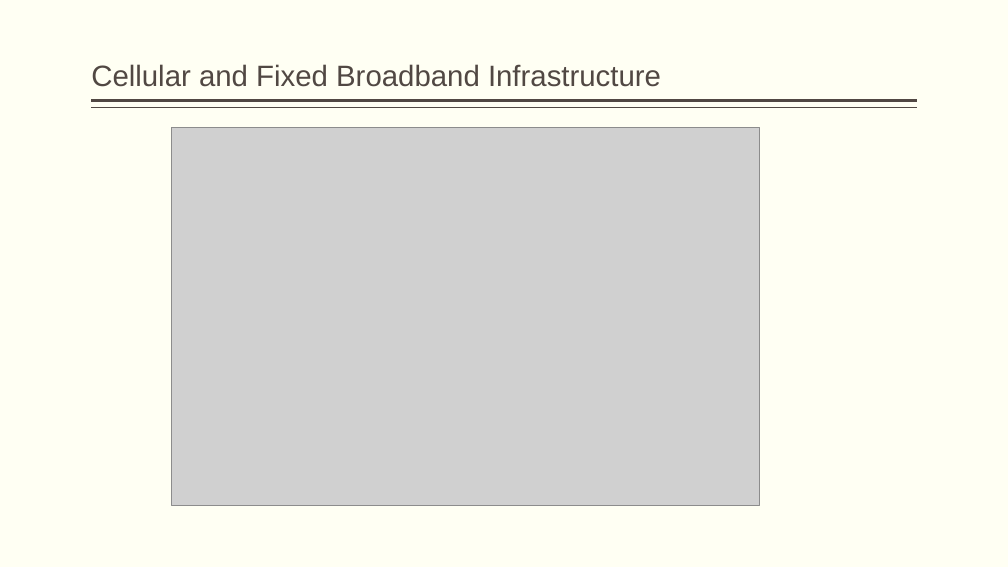
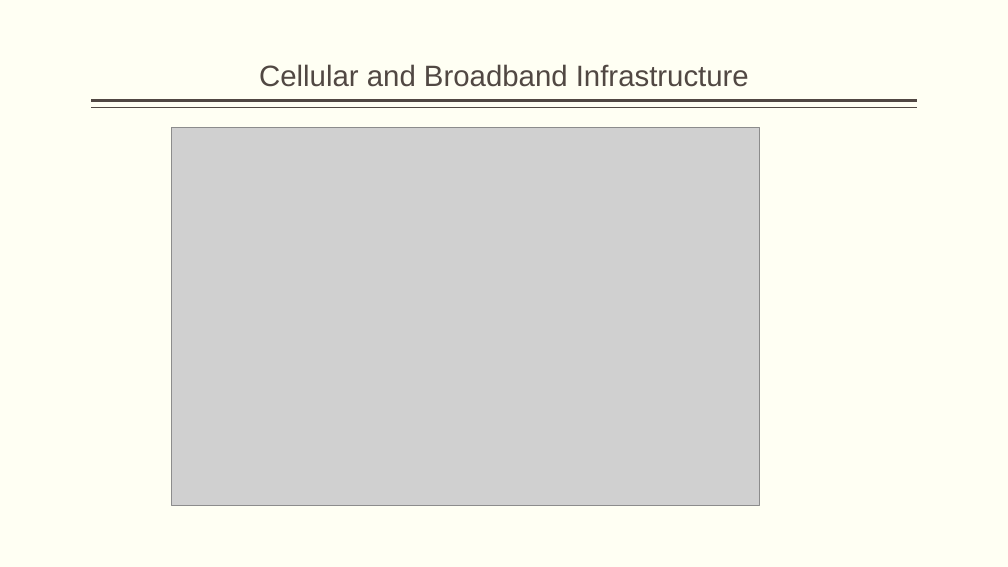
Before and after one commit to vsmolina/fiber_group, a slide deck: slide 6 of reports/Fiber_Group_Presenetation.pptx. Drawn at 1008x567 pixels with LibreOffice and Linux fonts; fonts in the diff are those of the drawing; grey boxes stand for pictures. Boxes give left, top, right and bottom in pixels: in the first picture for what was removed or moved away, otherwise in the second. Text is boxed around its words. In the diff, an @@ line names an element or a change of style, - is before the commit and + after.

```diff
--- a/reports/Fiber_Group_Presenetation.pptx
+++ b/reports/Fiber_Group_Presenetation.pptx
@@ title at (259, 64, 749, 87): text changed @@
-Cellular and Fixed Broadband Infrastructure
+Cellular and Broadband Infrastructure
```
Also in this commit, not shown: 5 other slides changed, 1 other file.
